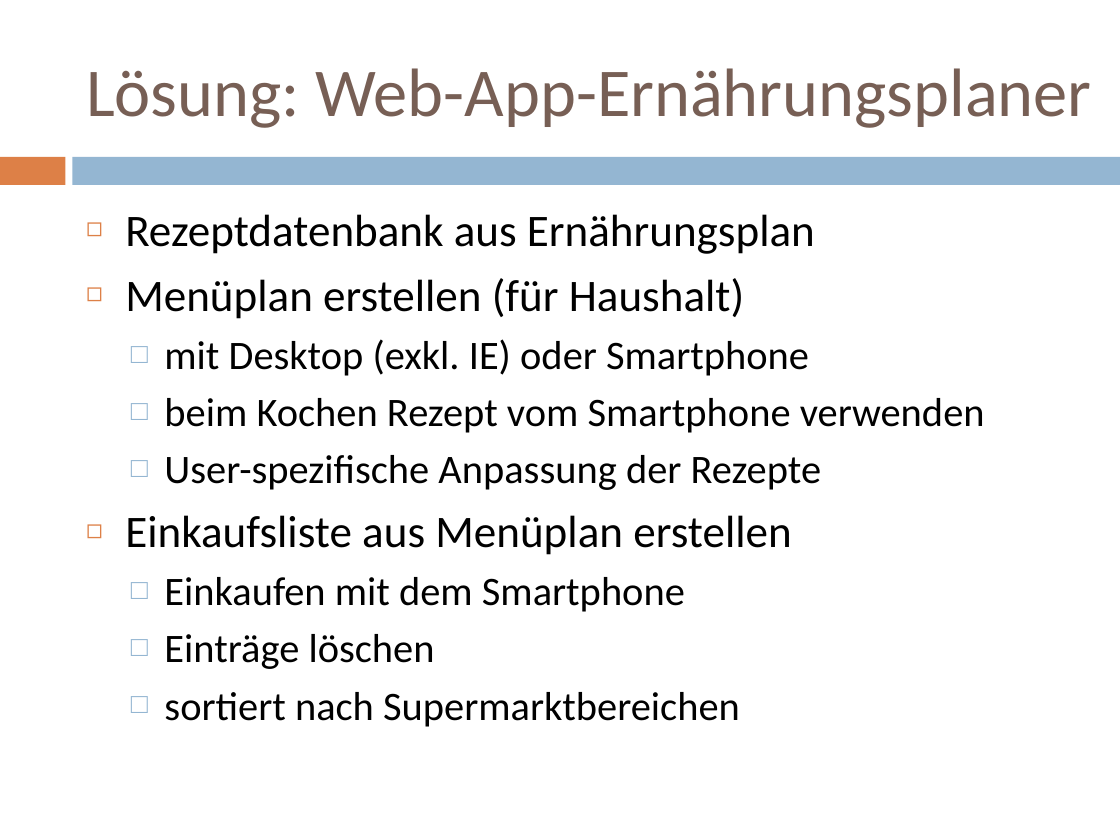
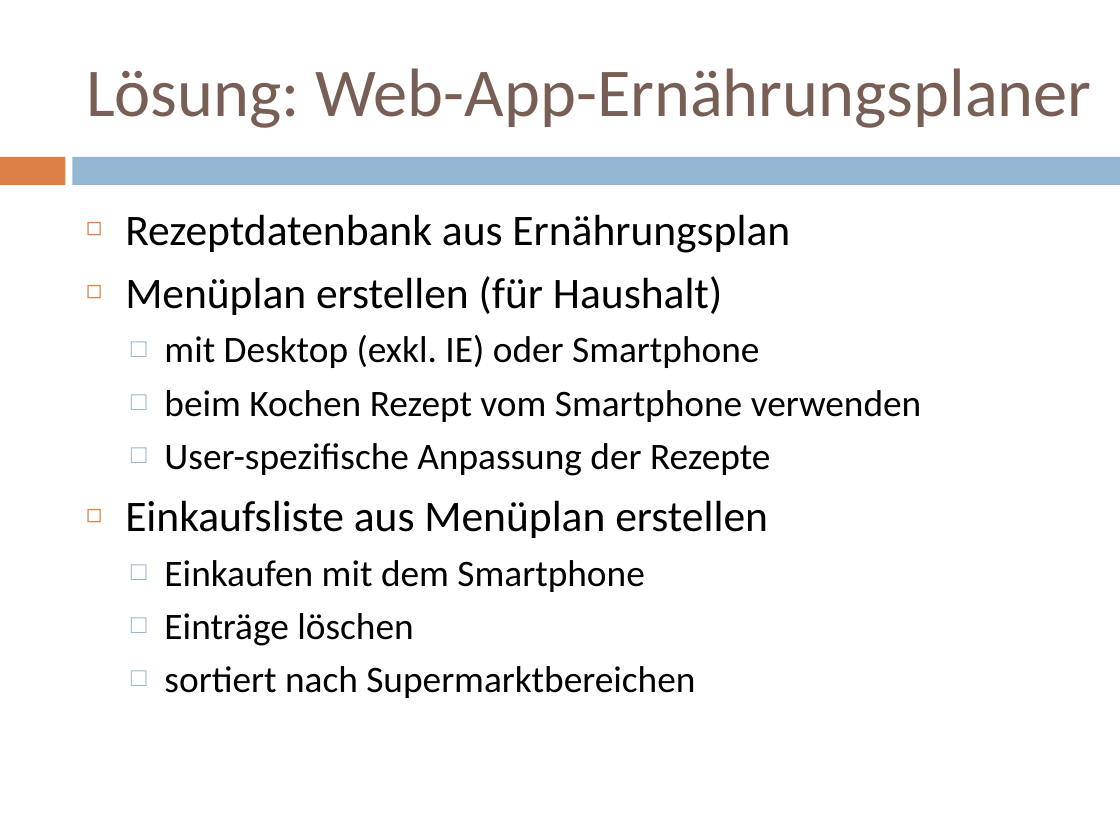
Before and after one commit to rklonner/eatBalanced, a slide deck: slide 4 of docs/EatBalanced_Presentation_Klonner.pptx. Drawn at 1120x840 pixels with LibreOffice and Linux fonts; fonts in the diff are those of the drawing. Boxes give left, top, right and bottom in pixels: in the first picture for what was removed or moved away, otherwise in the second. Text is boxed around its words. In the diff, an @@ line names an element or a change of style, - is before the commit and + after.

```diff
--- a/docs/EatBalanced_Presentation_Klonner.pptx
+++ b/docs/EatBalanced_Presentation_Klonner.pptx
@@ text "Rezeptdatenbank aus Ernährungsplan" at [125,214,922,698]: size 29 to 28 pt in "Rezeptdatenbank aus Ernährungsplan", "Menüplan erstellen (für Haushalt)", "Einkaufsliste aus Menüplan erstellen"; size 26 to 24 pt in "mit Desktop (exkl. IE) oder Smartphone", "beim Kochen Rezept vom Smartphone verwenden", "User-spezifische Anpassung der Rezepte", "Einkaufen mit dem Smartphone" and 2 more places @@
```
Also in this commit, not shown: 3 other slides changed, 4 other files.
